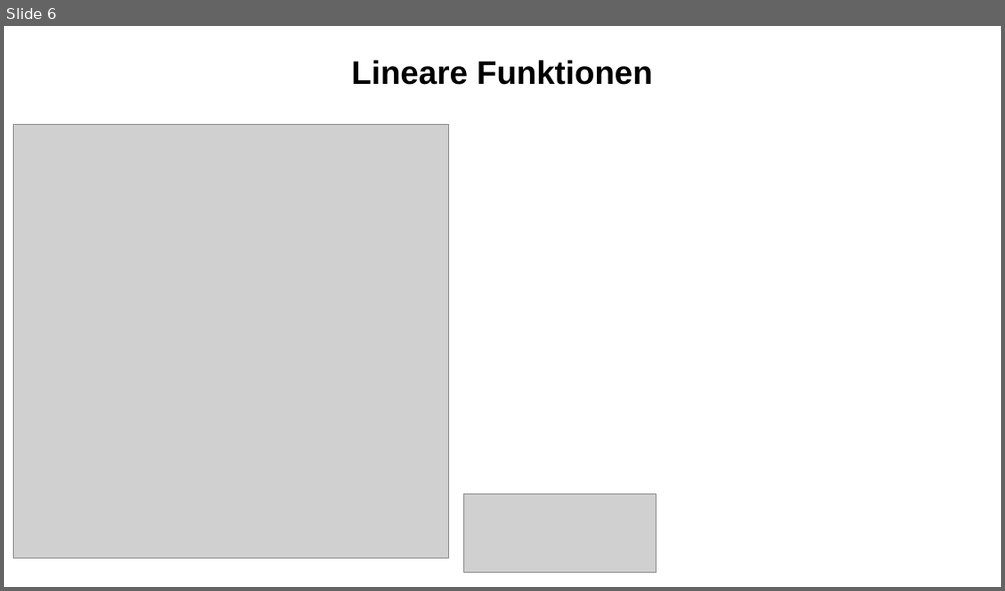
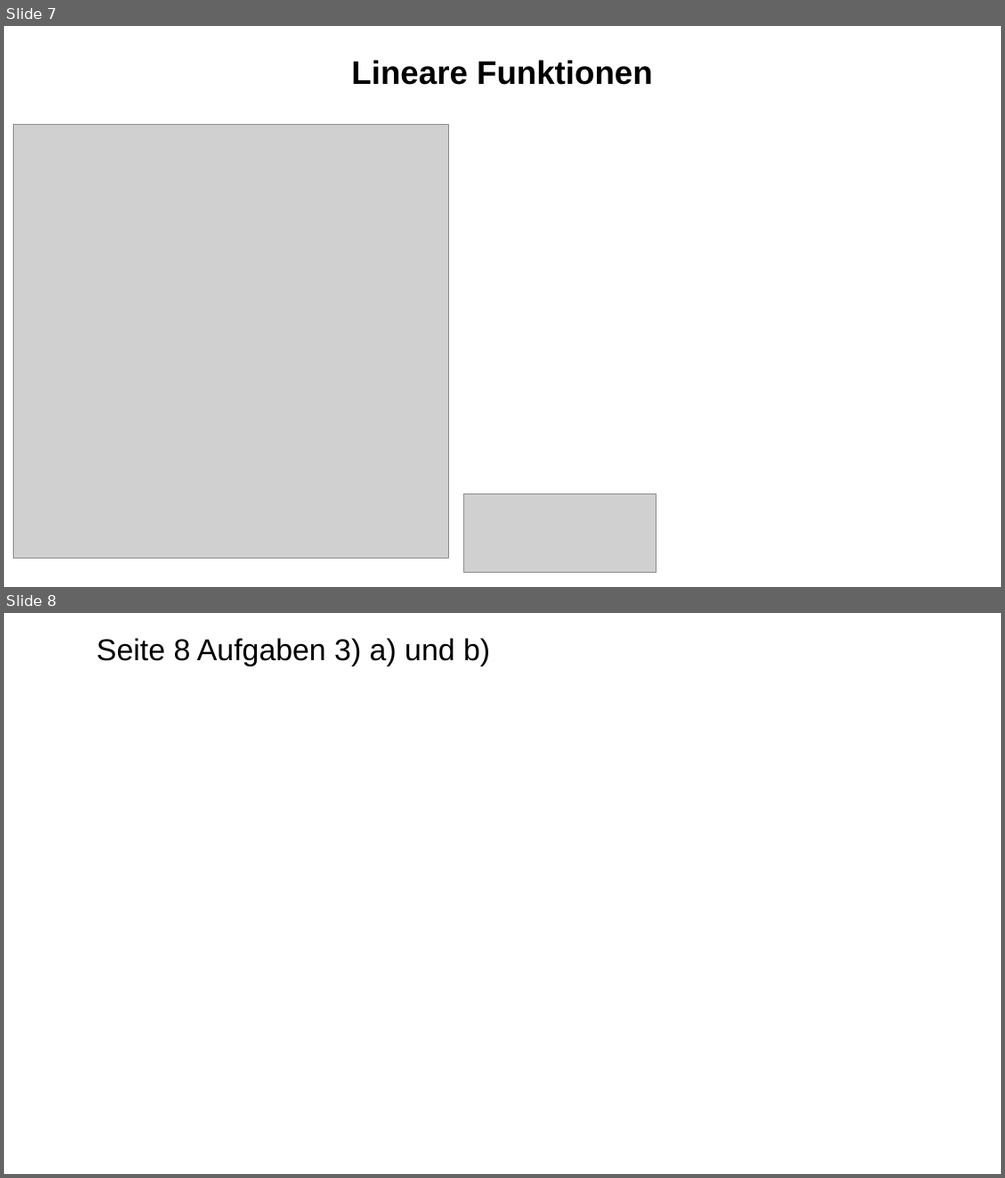
Before and after one commit to bearums/teaching, a slide deck: B5/Mathe/2024/D12/ZP/07-Lineare-Gleichungssysteme/LGS.odp. Shown one above the other, each under a label of ours: slide 6 before the commit, slides 7 and 8 after it. The pictures are 1005x591 and 1005x1178 pixels, drawn with LibreOffice and Linux fonts; fonts in the diff are those of the drawing; grey boxes stand for pictures. Boxes give left, top, right and bottom in pixels: in the first picture for what was removed or moved away, otherwise in the second. Text is boxed around its words. In the diff, an @@ line names an element or a change of style, - is before the commit and + after.

```diff
--- a/B5/Mathe/2024/D12/ZP/07-Lineare-Gleichungssysteme/LGS.odp
+++ b/B5/Mathe/2024/D12/ZP/07-Lineare-Gleichungssysteme/LGS.odp
@@ slide 8 added at [4, 613, 1001, 1174], background #FFFFFF @@
@@ text added at [97, 638, 490, 666], 24 pt, text #000000 @@
+Seite 8 Aufgaben 3) a) und b)
@@ what was slide 6 is now slide 7 @@
```
Also in this commit, not shown: 3 other slides added, 3 other files.
